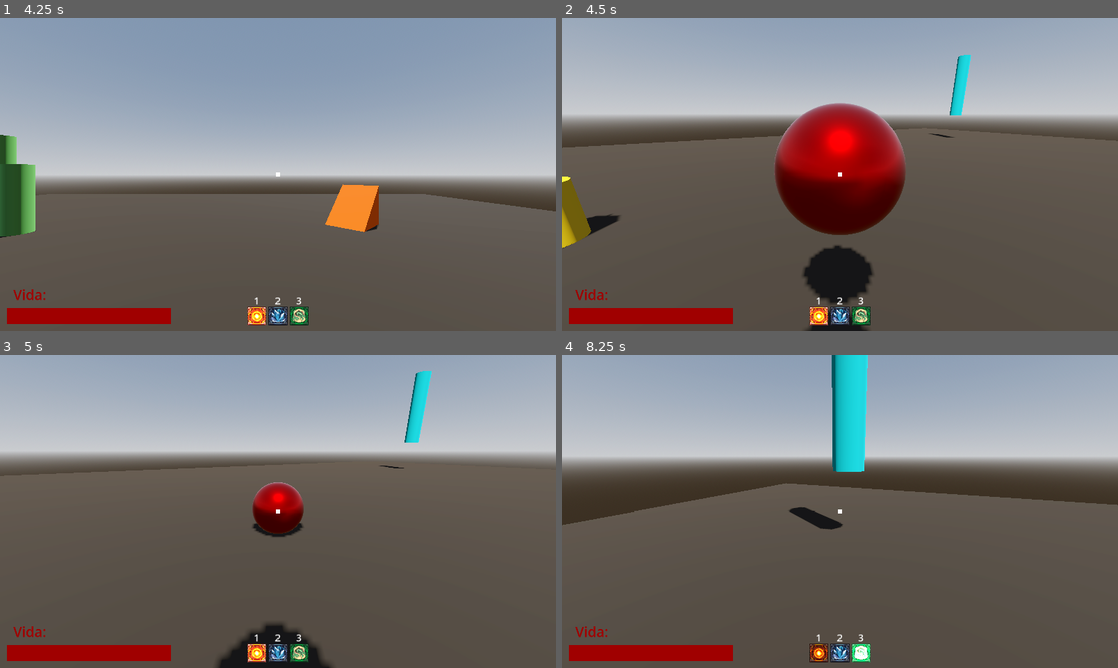
Above: before the commit, frames 1-4 (two rows, left to right).
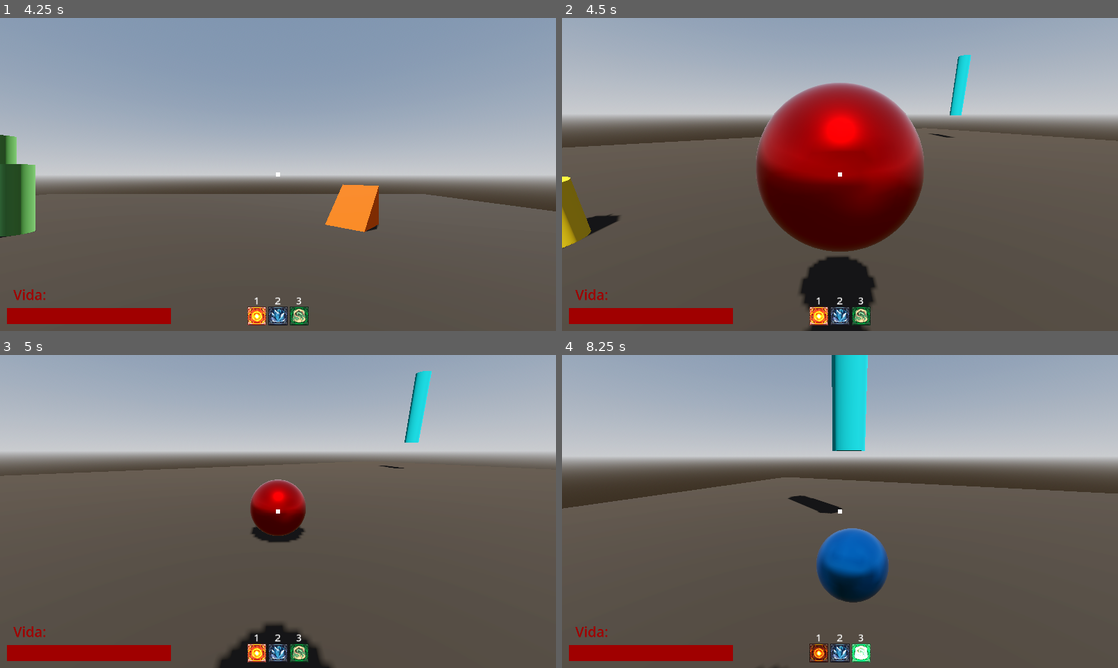
Above: after the commit, the same moments.

Repository: Isaaa43/Saudavel-e-Balanceado
Game: Godot game, scene res://cenas/main_game.tscn
Same seed, same stepped clock (60 frames per second), same inputs: the game is played once before the commit and once after it.
Inputs (mouse positions are in pixels of both pictures, inside the frame that each line leads up to):
- Up to frame 1 (4.25 s): click (278, 224) at 0.52 s; type "Alex" at 0.6 s; click "Jogar" at 1.25 s; click "Host" at 2 s; click "Começar Partida" at 2.75 s; tap Enter at 3.5 s; move the mouse to (400, 158) at 3.52 s; hold D (direita) from 3.53 s (still down); click (400, 158) at 3.6 s; tap Space (pular) at 3.77 s
- Up to frame 2 (4.5 s): move the mouse to (812, 174) at 4.27 s; release D (direita) at 4.28 s; hold W (frente) from 4.28 s (still down); right-click (812, 174) at 4.35 s; click (812, 174) at 4.42 s
- Up to frame 3 (5 s): keep holding W (frente); tap Space (pular) at 4.52 s
- Up to frame 4 (8.25 s): keep holding W (frente); move the mouse to (851, 505) at 5.02 s; tap 1 at 5.1 s; click (851, 505) at 5.17 s; tap Space (pular) at 5.75, 6.02, 6.77, 7.52 s; move the mouse to (834, 517) at 5.77 s; tap 2 at 5.85 s; click (834, 517) at 5.92 s; move the mouse to (878, 514) at 6.52 s; tap 3 at 6.6 s; click (878, 514) at 6.67 s; move the mouse to (795, 508) at 7.27 s; click (795, 508) at 7.35 s; move the mouse to (845, 511) at 8.02 s; right-click (845, 511) at 8.1 s; click (845, 511) at 8.17 s

Frame 1 is identical in both runs. In frame 2, 8.3% of the frame differs, in the area x 34-66%, y 20-96%; in frame 3, 0.6%; in frame 4, 6.5%.

Commit message:
update: magia com mouse btn esq
Alterado lançar magia para mouse click esquerdo
Arrumado nao lancar se nao estiver com o mouse capturado

Diff:
--- a/luta-magos/project.godot
+++ b/luta-magos/project.godot
@@ -95,7 +95,7 @@
 }
 acao={
 "deadzone": 0.2,
-"events": [Object(InputEventMouseButton,"resource_local_to_s …(202 unchanged characters)… ctor2(0, 0),"factor":1.0,"button_index":2,"canceled":false,"pressed":false,"double_click":false,"script":null)
+"events": [Object(InputEventMouseButton,"resource_local_to_s …(202 unchanged characters)… ctor2(0, 0),"factor":1.0,"button_index":1,"canceled":false,"pressed":false,"double_click":false,"script":null)
 , Object(InputEventJoypadButton,"resource_local_to_scene":false,"resource_name":"","device":-1,"button_index":10,"pressure":0.0,"pressed":true,"script":null)
 ]
 }
--- a/luta-magos/scripts/game/characters/lancador_feiticos.gd
+++ b/luta-magos/scripts/game/characters/lancador_feiticos.gd
@@ -12,6 +12,8 @@
 var selecao_feitico_id: int = 0
 
 func _input(_event: InputEvent) -> void:
+	if Input.get_mouse_mode() == Input.MOUSE_MODE_VISIBLE: return
+
 	if _event is InputEventKey and _event.pressed:
 		if _event.keycode == KEY_1:
 			_selecionar(0)
